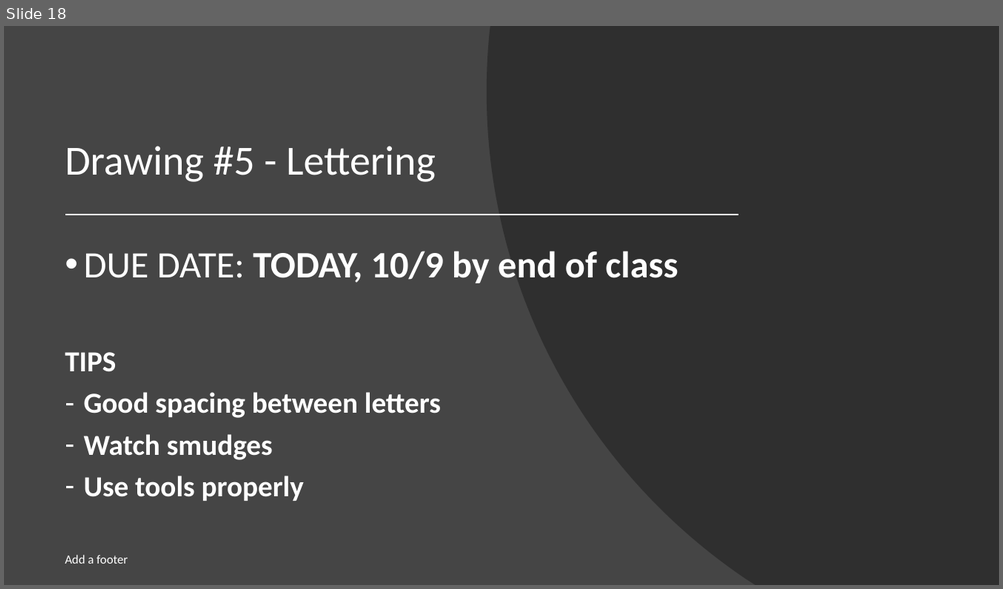
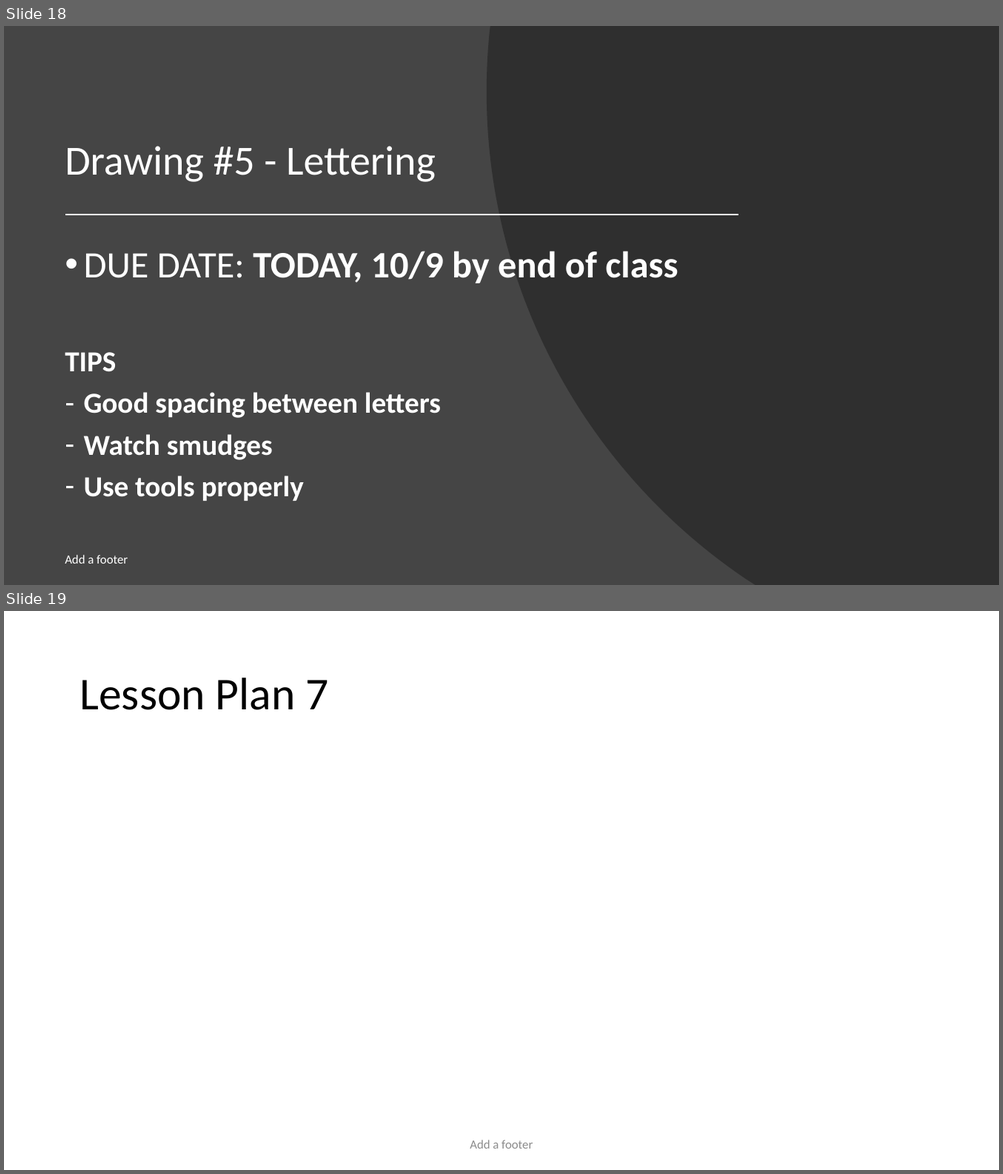
Before and after one commit to nickvertucci/Technology-Education-Curriculum, a slide deck: High School/Design and Drawing for Production/Unit 3 - Introduction to Lettering/Section 1 - What is Lettering/Assets/Unit 3 - Section 1 - What is Lettering.pptx. Shown one above the other, each under a label of ours: slide 18 before the commit, slides 18 and 19 after it. The pictures are 1003x589 and 1003x1174 pixels, drawn with LibreOffice and Linux fonts; fonts in the diff are those of the drawing. Boxes give left, top, right and bottom in pixels: in the first picture for what was removed or moved away, otherwise in the second. Text is boxed around its words. In the diff, an @@ line names an element or a change of style, - is before the commit and + after.

```diff
--- a/High School/Design and Drawing for Production/Unit 3 - Introduction to Lettering/Section 1 - What is Lettering/Assets/Unit 3 - Section 1 - What is Lettering.pptx
+++ b/High School/Design and Drawing for Production/Unit 3 - Introduction to Lettering/Section 1 - What is Lettering/Assets/Unit 3 - Section 1 - What is Lettering.pptx
@@ slide 19 added at (x1=4, y1=611, x2=999, y2=1170), background #FFFFFF @@
@@ title added at (x1=79, y1=678, x2=328, y2=710), 44 pt, text #000000 @@
+Lesson Plan 7
@@ text added at (x1=469, y1=1140, x2=532, y2=1149), 12 pt, text #8C8C8C @@
+Add a footer
```
Also in this commit, not shown: 2 other slides added.
